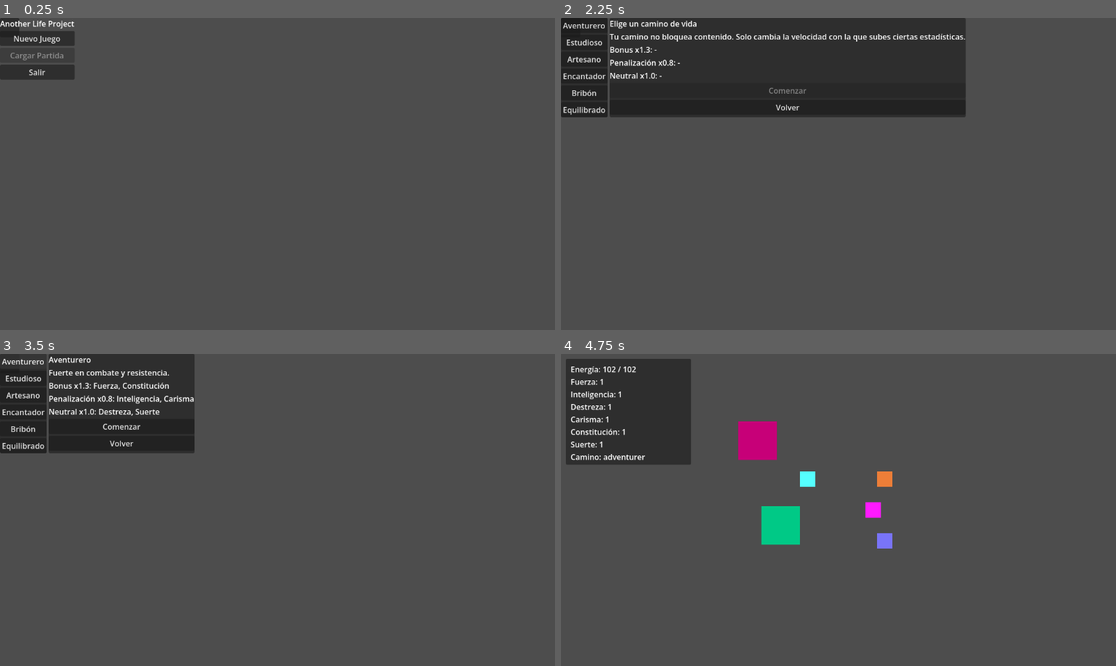
Above: before the commit, frames 1-4 (two rows, left to right).
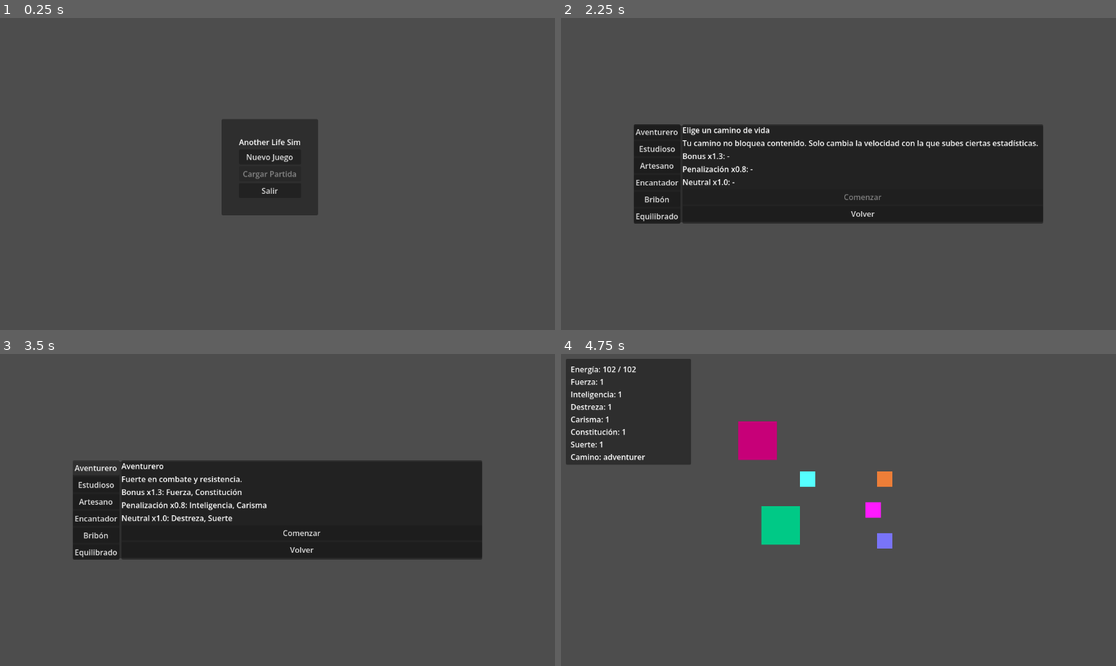
Above: after the commit, the same moments.

Repository: JoshSnowMex/another-life-project
Game: Godot game, scene res://scenes/ui/main_menu.tscn
The game is run twice, just before and just after one commit, with the same random seed, the same clock (stepped at 60 frames per second) and the same inputs.
Inputs:
- Up to frame 1 (0.25 s): no input
- Up to frame 2 (2.25 s): click "Nuevo Juego" at 0.5 s; click "Volver" at 1.25 s; click "Nuevo Juego" at 2 s
- Up to frame 3 (3.5 s): click "Aventurero" at 2.75 s
- Up to frame 4 (4.75 s): click "Comenzar" at 3.5 s; tap Enter at 4.25 s; hold D (move_right) from 4.28 s (still down); tap F (interact) at 4.35 s

The runs differ from the first frame. In frame 1, 6.7% of the frame differs, in the area x 0-58%, y 0-64%; in frame 2, 45%, in the area x 0-87%, y 0-66%; in frame 3, 33%; in frame 4, nothing differs.

Commit message:
Fix Windows
I hate GoDot

Diff:
--- a/scenes/ui/life_path_selection.tscn
+++ b/scenes/ui/life_path_selection.tscn
@@ -6,13 +6,23 @@
 script = ExtResource("1_oryou")
 
 [node name="Panel" type="Panel" parent="." unique_id=1291272385]
-offset_right = 40.0
-offset_bottom = 40.0
+anchors_preset = 15
+anchor_right = 1.0
+anchor_bottom = 1.0
+offset_left = 151.0
+offset_top = 224.0
+offset_right = -151.0
+offset_bottom = -224.0
+grow_horizontal = 2
+grow_vertical = 2
 
 [node name="MarginContainer" type="MarginContainer" parent="Panel" unique_id=934488746]
-layout_mode = 0
-offset_right = 40.0
-offset_bottom = 40.0
+layout_mode = 1
+anchors_preset = 15
+anchor_right = 1.0
+anchor_bottom = 1.0
+grow_horizontal = 2
+grow_vertical = 2
 
 [node name="HBoxContainer" type="HBoxContainer" parent="Panel/MarginContainer" unique_id=2080869170]
 layout_mode = 2
@@ -49,6 +59,7 @@
 
 [node name="DetailsPanel" type="PanelContainer" parent="Panel/MarginContainer/HBoxContainer" unique_id=543231323]
 layout_mode = 2
+size_flags_horizontal = 3
 
 [node name="DetailsContent" type="VBoxContainer" parent="Panel/MarginContainer/HBoxContainer/DetailsPanel" unique_id=2000802083]
 layout_mode = 2
--- a/scenes/ui/main_menu.tscn
+++ b/scenes/ui/main_menu.tscn
@@ -6,20 +6,37 @@
 script = ExtResource("1_sl1te")
 
 [node name="Panel" type="Panel" parent="." unique_id=1869616189]
-offset_right = 40.0
-offset_bottom = 40.0
+custom_minimum_size = Vector2(100, 100)
+anchors_preset = 15
+anchor_right = 1.0
+anchor_bottom = 1.0
+offset_left = 460.0
+offset_top = 210.0
+offset_right = -492.0
+offset_bottom = -238.0
+grow_horizontal = 2
+grow_vertical = 2
 
 [node name="MarginContainer" type="MarginContainer" parent="Panel" unique_id=1398918635]
-layout_mode = 0
-offset_right = 40.0
-offset_bottom = 40.0
+layout_mode = 1
+anchors_preset = 14
+anchor_top = 0.5
+anchor_right = 1.0
+anchor_bottom = 0.5
+offset_left = 50.0
+offset_top = -64.0
+offset_right = -50.0
+offset_bottom = 64.0
+grow_horizontal = 2
+grow_vertical = 2
 
 [node name="VBoxContainer" type="VBoxContainer" parent="Panel/MarginContainer" unique_id=721079136]
 layout_mode = 2
 
 [node name="TitleLabel" type="Label" parent="Panel/MarginContainer/VBoxContainer" unique_id=1280311943]
 layout_mode = 2
-text = "Another Life Project"
+text = "Another Life Sim"
+horizontal_alignment = 1
 
 [node name="NewGameButton" type="Button" parent="Panel/MarginContainer/VBoxContainer" unique_id=1505056754]
 layout_mode = 2
